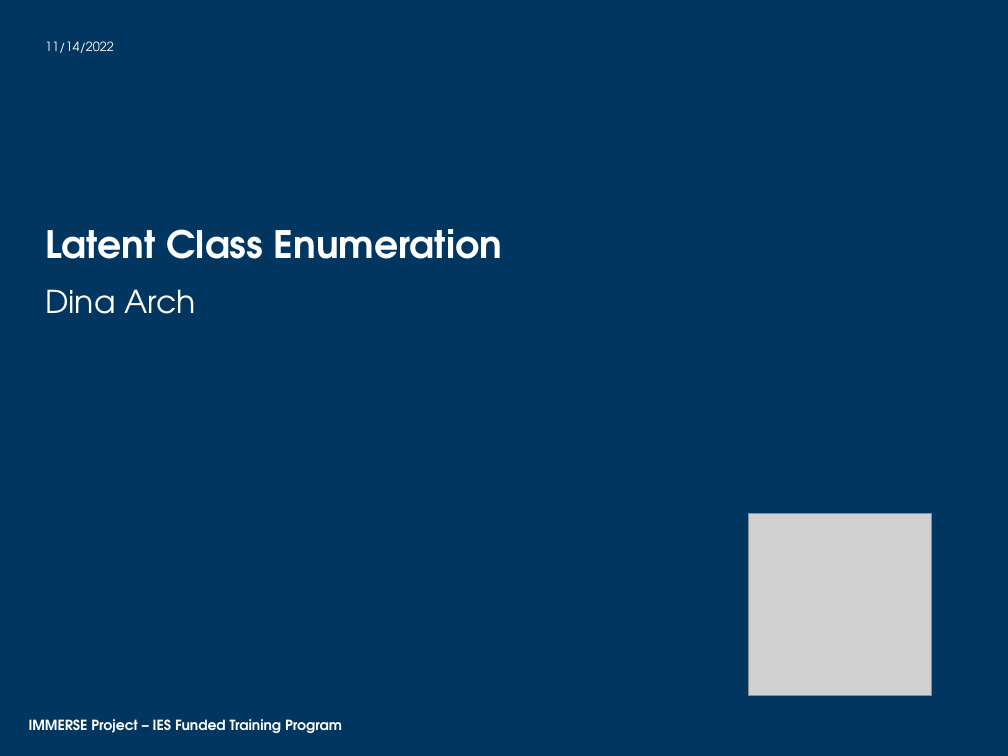
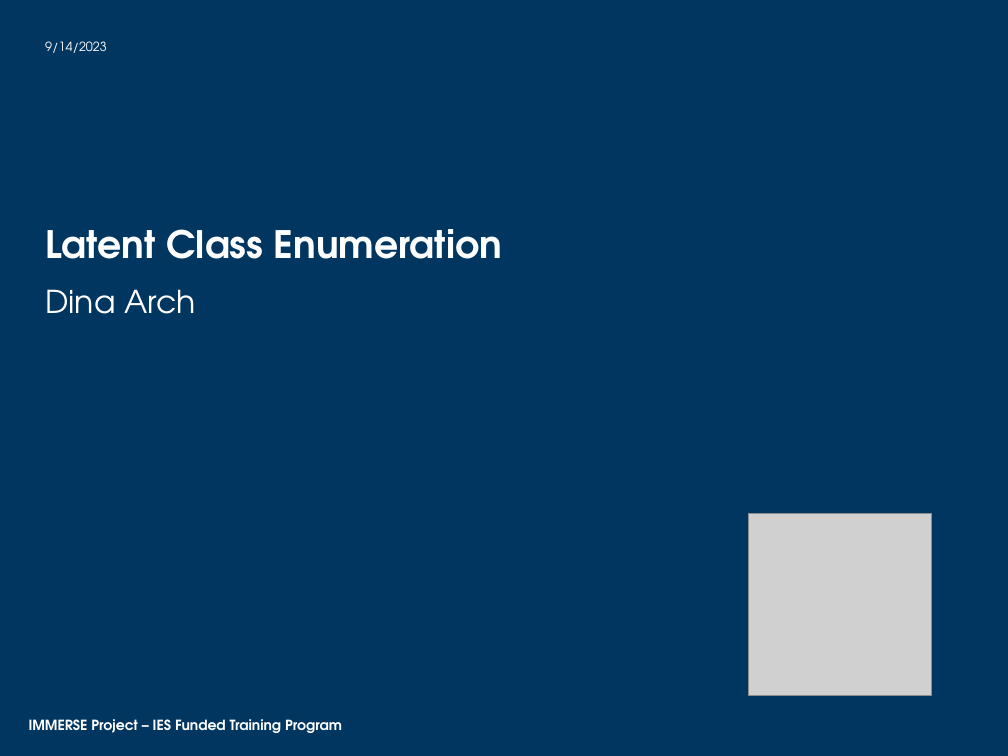
Before and after one commit to MM4DBER/Intro_to_LCA, a slide deck: slide 1 of LCA Enumeration.pptx. Drawn at 1008x756 pixels with LibreOffice and Linux fonts; fonts in the diff are those of the drawing; grey boxes stand for pictures; background and template pictures are left out. Boxes give left, top, right and bottom in pixels: in the first picture for what was removed or moved away, otherwise in the second. Text is boxed around its words. In the diff, an @@ line names an element or a change of style, - is before the commit and + after.

```diff
--- a/LCA Enumeration.pptx
+++ b/LCA Enumeration.pptx
@@ text at (45, 41, 107, 53): text changed @@
-11/14/2022
+9/14/2023
```
Also in this commit, not shown: 43 other files.
